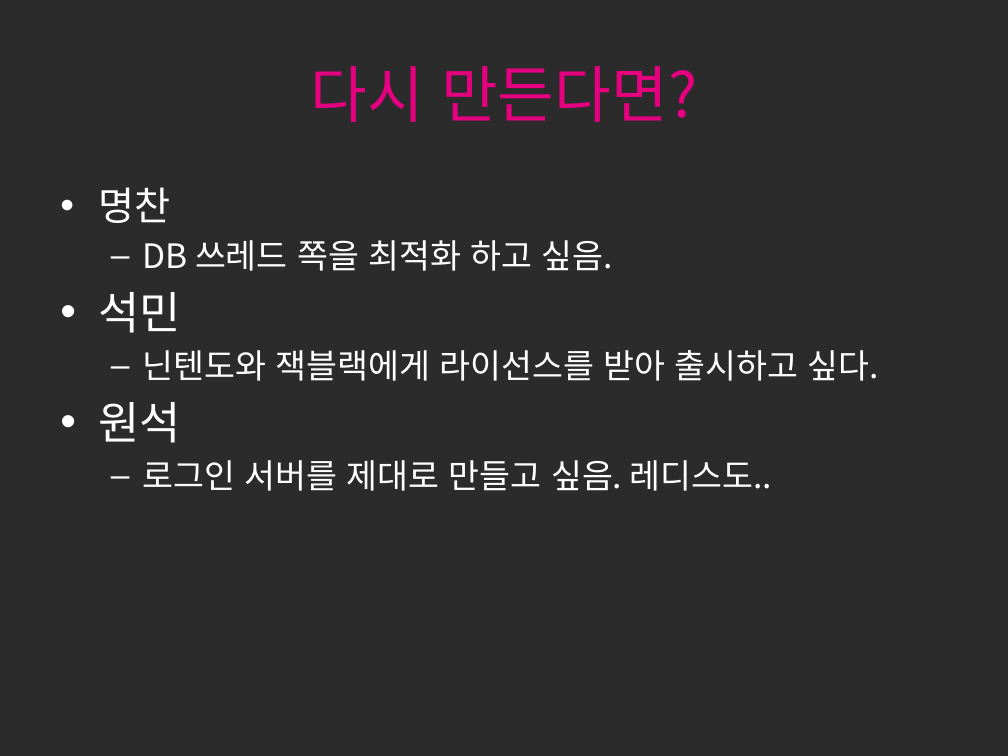
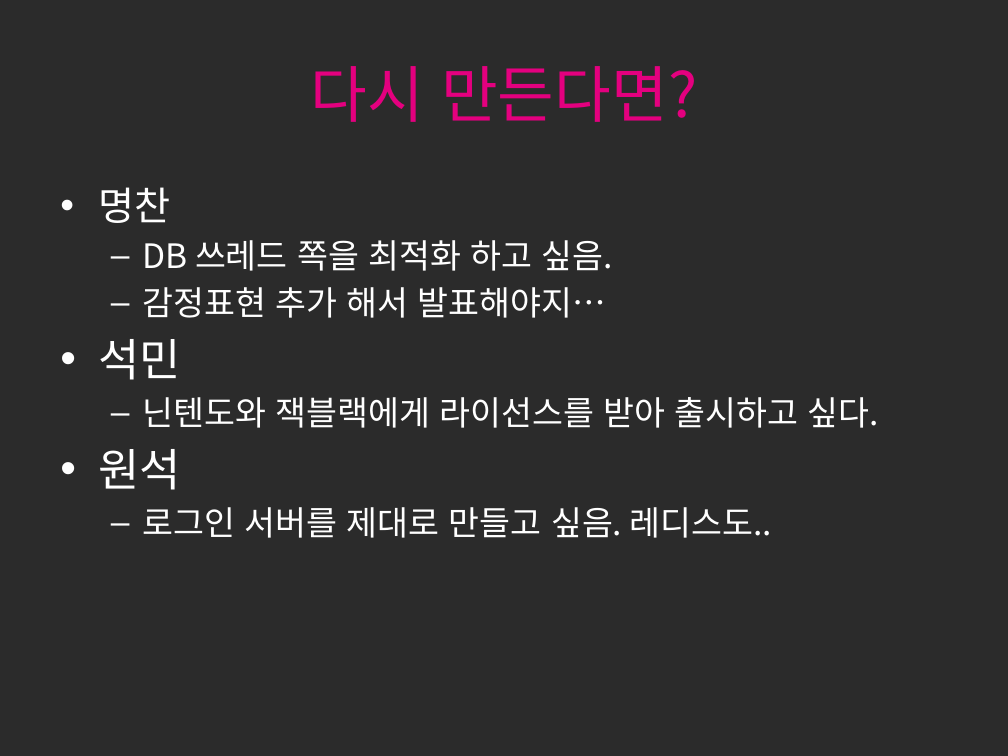
Before and after one commit to seokmin/2016ServerProject, a slide deck: slide 31 of 서버프로젝트.pptx. Drawn at 1008x756 pixels with LibreOffice and Linux fonts; fonts in the diff are those of the drawing; background and template pictures are left out; a plain dark background stands for a picture behind light text. Boxes give left, top, right and bottom in pixels: in the first picture for what was removed or moved away, otherwise in the second. Text is boxed around its words. In the diff, an @@ line names an element or a change of style, - is before the commit and + after.

```diff
--- a/서버프로젝트.pptx
+++ b/서버프로젝트.pptx
@@ text at (142,287,606,318): paragraph added @@
+  – 감정표현 추가 해서 발표해야지…
```
Also in this commit, not shown: 2 other slides changed.
